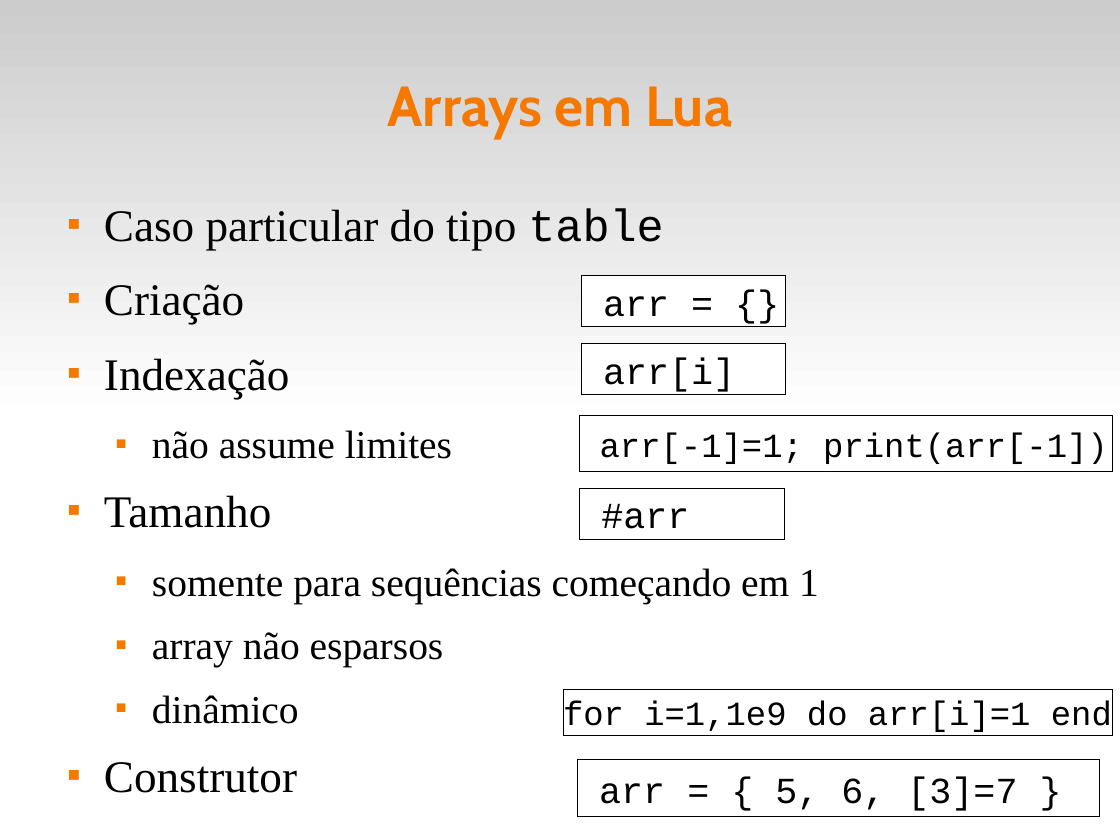
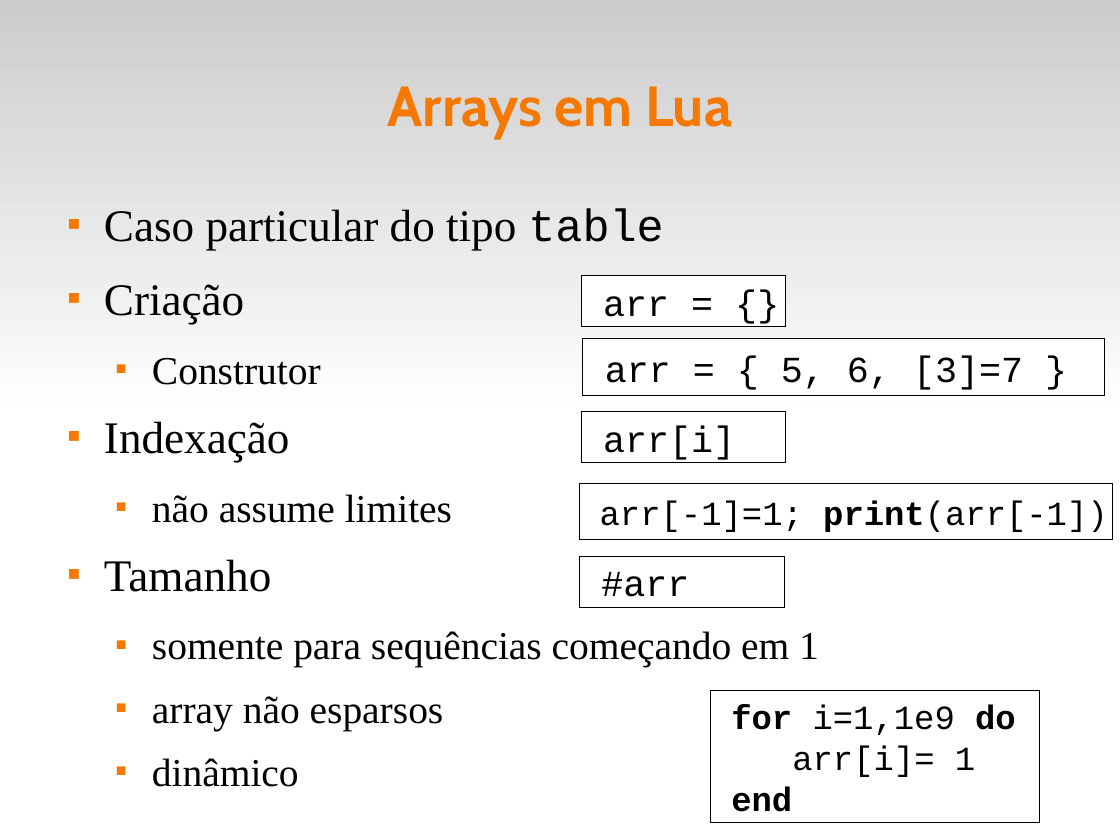
Before and after one commit to fsantanna-uerj/EDL, a slide deck: slide 16 of slides/edl-05-data.odp (slide 15 before the commit). Drawn at 1120x840 pixels with LibreOffice and Linux fonts; fonts in the diff are those of the drawing. Boxes give left, top, right and bottom in pixels: in the first picture for what was removed or moved away, otherwise in the second. Text is boxed around its words. In the diff, an @@ line names an element or a change of style, - is before the commit and + after.

```diff
--- a/slides/edl-05-data.odp
+++ b/slides/edl-05-data.odp
@@ text at [152,358,321,385]: paragraph added @@
+  ■ Construtor
@@ rectangle "arr = { 5, 6, ...": place and size @@
-rectangle "arr = { 5, 6, ..." at [577,760,1100,817]
+rectangle "arr = { 5, 6, ..." at [583,339,1106,396]
@@ rectangle "arr[-1]=1; print(arr[-1])" at [579,484,1113,540]: bold on in "print(arr[-1])" @@
@@ 3 rectangles: place and size @@
-3 rectangles at [579,344,1113,541]
+3 rectangles at [579,412,1113,609]
@@ rectangle "for i=1,1e9 do": place and size @@
-rectangle "for i=1,1e9 do" at [563,690,1113,736]
+rectangle "for i=1,1e9 do" at [711,691,1040,823]
@@ text in rectangle at [731,705,1016,812]: text changed @@
-for i=1,1e9 do arr[i]=1 end
+for i=1,1e9 do
+arr[i]= 1
+end
@@ text at [104,762,297,793]: paragraph removed @@
-■ Construtor
```
Also in this commit, not shown: 3 other slides changed, 9 slides added, 4 other files.
